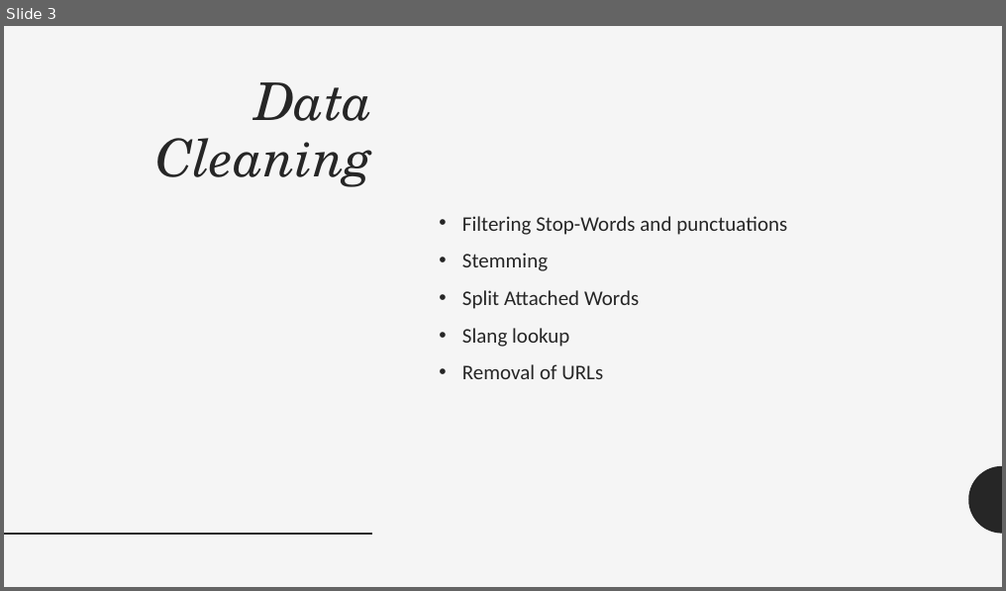
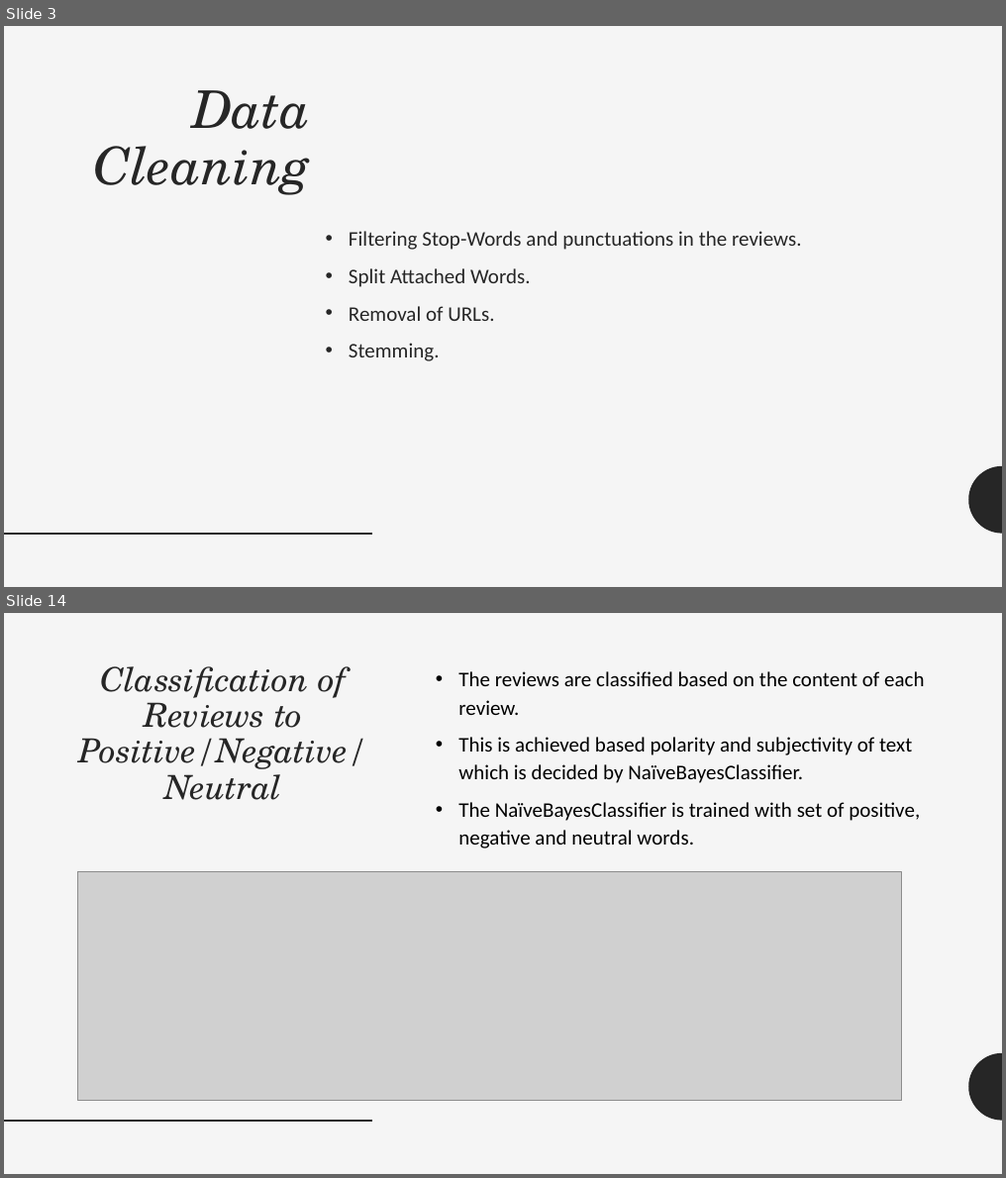
Before and after one commit to UNCG-CSE/CORPUS, a slide deck: presentations/DS ppt.pptx. Shown one above the other, each under a label of ours: slide 3 before the commit, slides 3 and 14 after it; the slides between them are not shown. The pictures are 1006x591 and 1006x1178 pixels, drawn with LibreOffice and Linux fonts; fonts in the diff are those of the drawing; grey boxes stand for pictures. Boxes give left, top, right and bottom in pixels: in the first picture for what was removed or moved away, otherwise in the second. Text is boxed around its words. In the diff, an @@ line names an element or a change of style, - is before the commit and + after.

```diff
--- a/presentations/DS ppt.pptx
+++ b/presentations/DS ppt.pptx
@@ slide 14 added at (x1=4, y1=613, x2=1002, y2=1174), background #F5F5F5; not listed: 2 template elements that a slide beside it also shows @@
@@ title added at (x1=78, y1=666, x2=367, y2=800), 32 pt, text #262626, italic @@
+Classification of Reviews to Positive/Negative/Neutral
@@ text added at (x1=458, y1=671, x2=924, y2=849), 20 pt, text #000000 @@
+• The reviews are classified based on the content of each review.
+• This is achieved based polarity and subjectivity of text which is decided by NaïveBayesClassifier.
+• The NaïveBayesClassifier is trained with set of positive, negative and neutral words.
@@ picture added at (x1=77, y1=871, x2=901, y2=1100) @@
@@ slide 3 changed as well @@
@@ title "Data Cleaning" moved from (x1=156, y1=82, x2=373, y2=187) to (x1=94, y1=90, x2=311, y2=195) @@
@@ text at (x1=349, y1=231, x2=802, y2=362): text changed @@
-• Filtering Stop-Words and punctuations
-• Stemming
-• Split Attached Words
-• Slang lookup
-• Removal of URLs
+• Filtering Stop-Words and punctuations in the reviews.
+• Split Attached Words.
+• Removal of URLs.
+• Stemming.
```
Also in this commit, not shown: 1 other slide changed, 12 other slides added, 1 slide removed.
